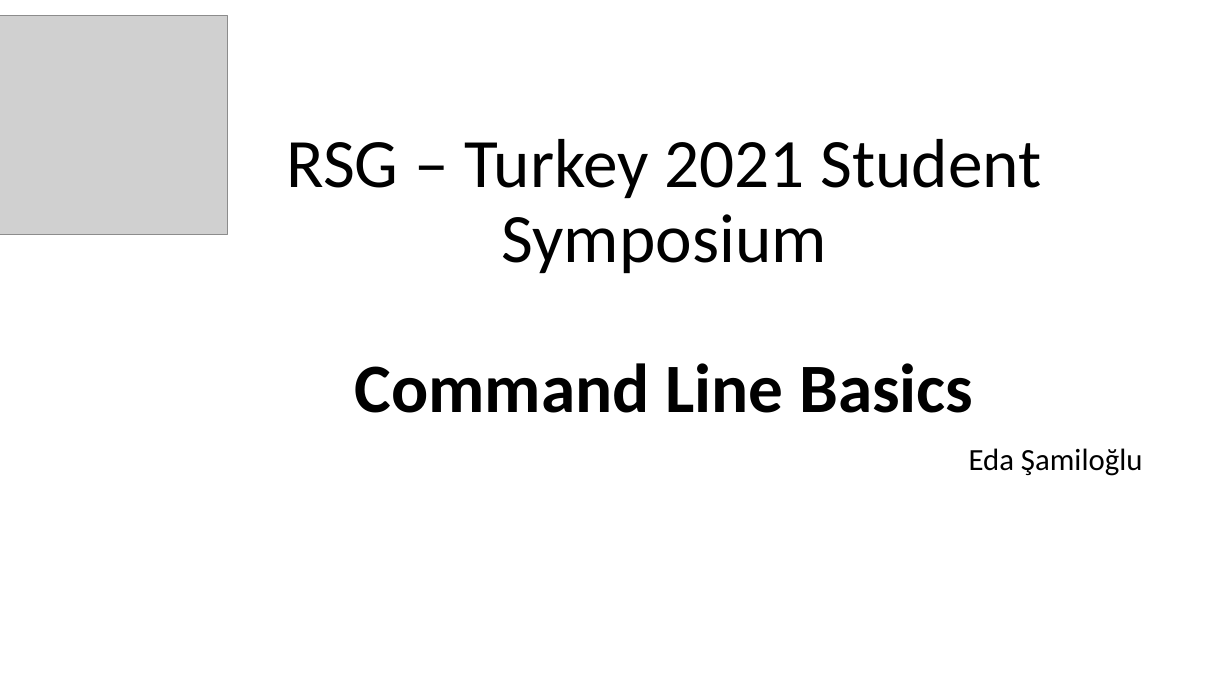
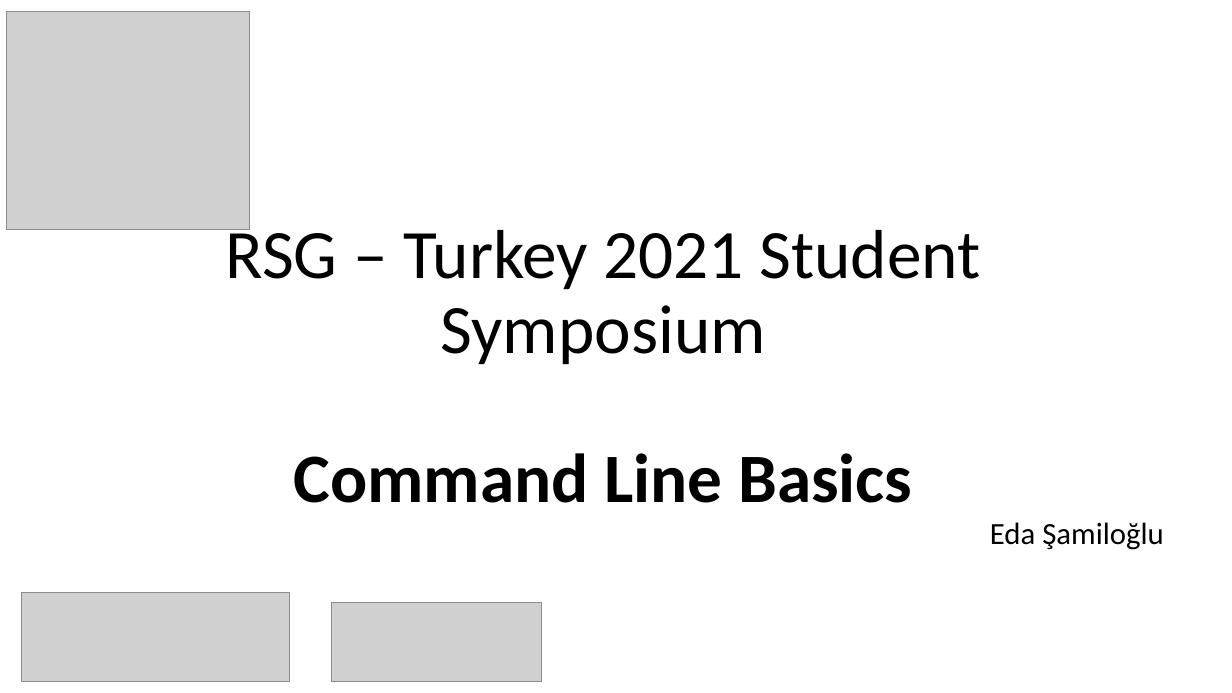
Before and after one commit to rsgturkey/Workshop2021, a slide deck: slide 1 of Command_Line_Basics/Command_Line_Basics.pptx. Drawn at 1232x693 pixels with LibreOffice and Linux fonts; fonts in the diff are those of the drawing; grey boxes stand for pictures. Boxes give left, top, right and bottom in pixels: in the first picture for what was removed or moved away, otherwise in the second. Text is boxed around its words. In the diff, an @@ line names an element or a change of style, - is before the commit and + after.

```diff
--- a/Command_Line_Basics/Command_Line_Basics.pptx
+++ b/Command_Line_Basics/Command_Line_Basics.pptx
@@ picture: place and size @@
-picture at [0, 16, 228, 234]
+picture at [6, 11, 250, 229]
@@ title "RSG – Turkey 2021 Student ..." rewrapped from [286, 139, 1042, 413] to [225, 220, 981, 503] @@
@@ subtitle "Eda Şamiloğlu": place and size @@
-subtitle "Eda Şamiloğlu" at [969, 448, 1143, 476]
+subtitle "Eda Şamiloğlu" at [990, 522, 1164, 550]
@@ picture added at [21, 593, 289, 682] @@
@@ picture added at [332, 603, 542, 681] @@
```
Also in this commit, not shown: 15 other slides changed, 3 slides added, 3 other files.
